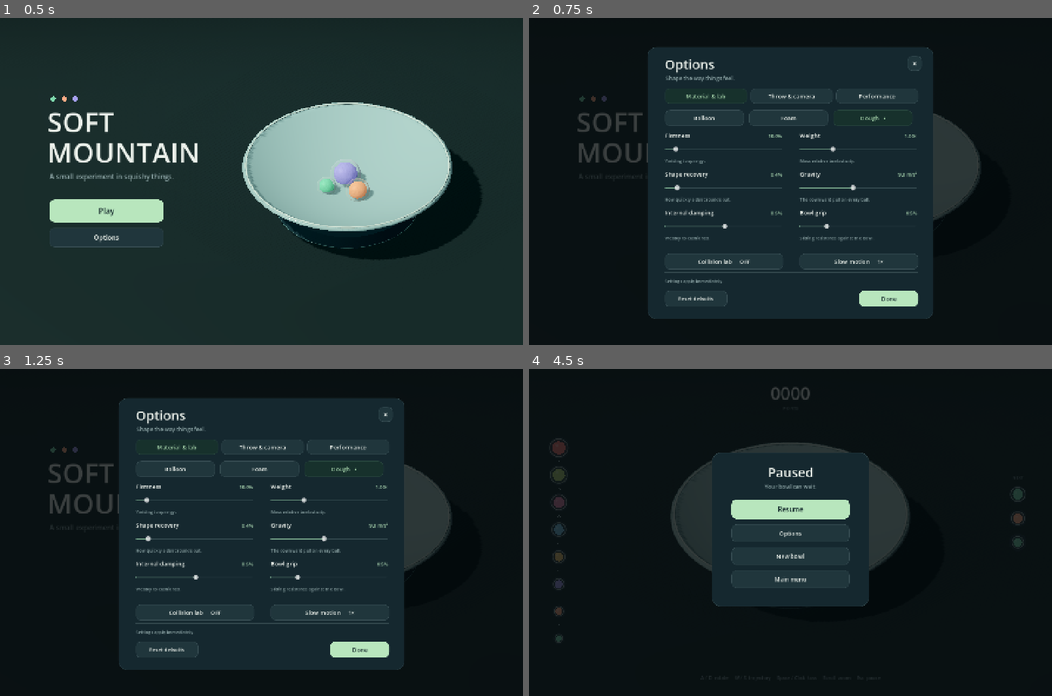
Above: before the commit, frames 1-4 (two rows, left to right).
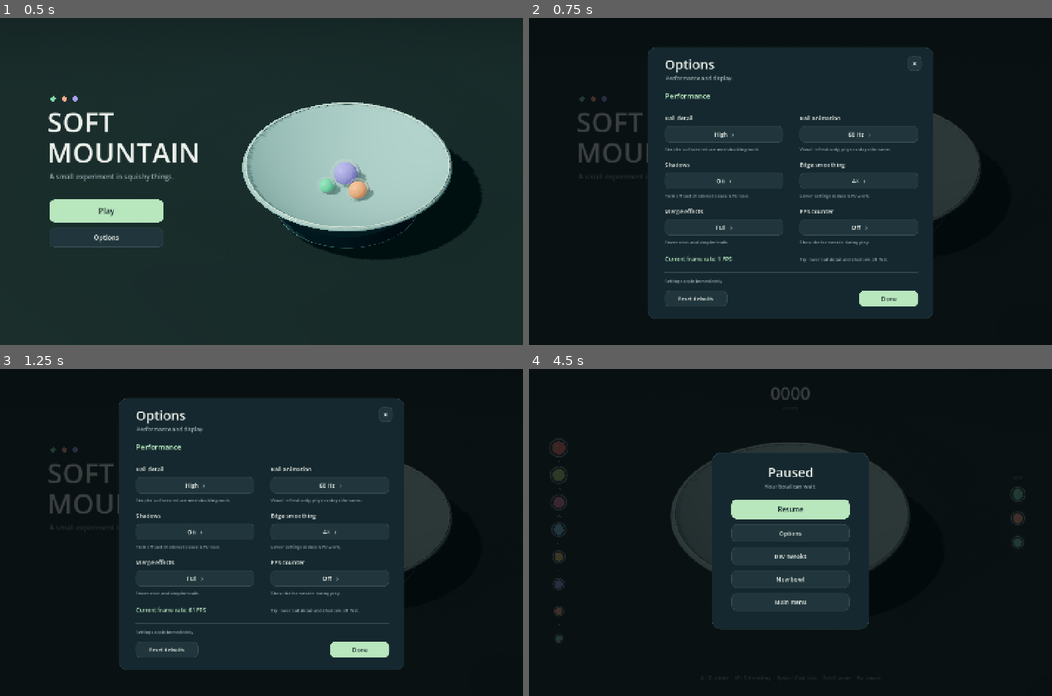
Above: after the commit, the same moments.

Repository: Adam-Vozzo/game16
Game: Godot game, scene res://scenes/main.tscn
The game is run twice, just before and just after one commit, with the same random seed, the same clock (stepped at 60 frames per second) and the same inputs.
Inputs (mouse positions are in pixels of both pictures, inside the frame that each line leads up to):
- Up to frame 1 (0.5 s): no input
- Up to frame 2 (0.75 s): click "Options" at 0.5 s
- Up to frame 3 (1.25 s): no input
- Up to frame 4 (4.5 s): click (879, 447) at 1.25 s, where only the run before the commit has a clickable "Performance"; click "Reset defaults" at 2 s; click "Done" at 2.75 s; click "Play" at 3.5 s; click "Ⅱ Pause" at 4.25 s

Frame 1 is identical in both runs. In frame 2, 3.5% of the frame differs, in the area x 25-75%, y 17-77%; in frame 3, 3.5%; in frame 4, 2.3%.

Commit message:
Move development controls into a separate pause menu

Diff:
--- a/scripts/hud.gd
+++ b/scripts/hud.gd
@@ -15,6 +15,7 @@
 var end_controls: Control
 var reset_controls: Control
 var option_page := 0
+var dev_page := 0
 var option_tabs: Array[Button] = []
 var material_buttons: Array[Button] = []
 var sliders: Dictionary = {}
@@ -75,8 +76,9 @@
 	pause_controls=_group(modal_blocker)
 	_button(pause_controls,"Resume",Rect2(558,359,324,54),func(): game.toggle_pause(),true,18)
 	_button(pause_controls,"Options",Rect2(558,428,324,48),func(): game.open_options(),false,16)
-	_button(pause_controls,"New bowl",Rect2(558,491,324,48),func(): game.request_new_bowl(),false,16)
-	_button(pause_controls,"Main menu",Rect2(558,554,324,48),func(): game.show_main_menu(),false,16)
+	_button(pause_controls,"Dev tweaks",Rect2(558,491,324,48),func(): game.open_dev_tweaks(),false,16)
+	_button(pause_controls,"New bowl",Rect2(558,554,324,48),func(): game.request_new_bowl(),false,16)
+	_button(pause_controls,"Main menu",Rect2(558,617,324,48),func(): game.show_main_menu(),false,16)
 	end_controls=_group(modal_blocker)
 	_button(end_controls,"New bowl",Rect2(558,405,324,54),func(): game.request_new_bowl(),true,18)
 	_button(end_controls,"Options",Rect2(558,474,324,48),func(): game.open_options(),false,16)
@@ -86,9 +88,9 @@
 	_button(reset_controls,"Reset round",Rect2(734,482,198,52),func(): game.restart(),true,16)
 	options_controls=_group(modal_blocker)
 	_button(options_controls,"×",Rect2(1042,105,40,40),func(): game.close_options(),false,24)
-	for i in 3:
+	for i in 2:
 		var page := i
-		option_tabs.append(_button(options_controls,["Material & lab","Throw & camera","Performance"][i],Rect2(374+i*236,194,226,42),func(): option_page=page; sync_options(),false,16))
+		option_tabs.append(_button(options_controls,["Material & lab","Throw & camera"][i],Rect2(374+i*356,194,342,42),func(): dev_page=page; option_page=page; sync_options(),false,16))
 	for i in 3:
 		var index := i
 		material_buttons.append(_button(options_controls,["Balloon","Foam","Dough"][i],Rect2(374+i*232,254,218,43),func(): game.set_material(index),false,16))
@@ -108,7 +110,9 @@
 			game.set_performance_option(setting.key,setting.values[(current+1)%setting.values.size()]),false,16)
 		button.tooltip_text=spec.hint
 		performance_buttons[spec.key]=button
-	_button(options_controls,"Reset defaults",Rect2(374,751,172,43),func(): game.reset_options(),false,14)
+	_button(options_controls,"Reset defaults",Rect2(374,751,172,43),func():
+		if game.screen==game.Screen.DEV_TWEAKS: game.reset_dev_tweaks()
+		else: game.reset_options(),false,14)
 	_button(options_controls,"Done",Rect2(909,751,163,43),func(): game.close_options(),true,16)
 	sync_screen()
 	sync_options()
@@ -173,9 +177,9 @@
 	if not is_instance_valid(menu_controls): return
 	menu_controls.visible=game.screen==game.Screen.MENU
 	play_controls.visible=game.screen==game.Screen.PLAY
-	modal_blocker.visible=game.screen in [game.Screen.PAUSE,game.Screen.OPTIONS,game.Screen.GAME_OVER,game.Screen.CONFIRM_RESET]
+	modal_blocker.visible=game.screen in [game.Screen.PAUSE,game.Screen.OPTIONS,game.Screen.DEV_TWEAKS,game.Screen.GAME_OVER,game.Screen.CONFIRM_RESET]
 	pause_controls.visible=game.screen==game.Screen.PAUSE
-	options_controls.visible=game.screen==game.Screen.OPTIONS
+	options_controls.visible=game.screen in [game.Screen.OPTIONS,game.Screen.DEV_TWEAKS]
 	end_controls.visible=game.screen==game.Screen.GAME_OVER
 	reset_controls.visible=game.screen==game.Screen.CONFIRM_RESET
 	var focus := get_viewport().gui_get_focus_owner()
@@ -189,7 +193,9 @@
 func sync_options() -> void:
 	for key in sliders: sliders[key].set_value_no_signal(_option_owner(key).get(key))
 	for spec in slider_specs: sliders[spec.key].visible=spec.get("page",0)==option_page
-	for i in option_tabs.size(): option_tabs[i].modulate=ACCENT if i==option_page else Color.WHITE
+	for i in option_tabs.size():
+		option_tabs[i].visible=game.screen==game.Screen.DEV_TWEAKS
+		option_tabs[i].modulate=ACCENT if i==option_page else Color.WHITE
 	for i in material_buttons.size():
 		material_buttons[i].visible=option_page==0
 		material_buttons[i].modulate=ACCENT if i==game.material_index else Color.WHITE
@@ -267,14 +273,14 @@
 	if modal_blocker.visible:
 		draw_rect(Rect2(0,0,1440,900),Color(0.018,0.035,0.045,0.77))
 		match game.screen:
-			game.Screen.OPTIONS: _draw_options()
+			game.Screen.OPTIONS,game.Screen.DEV_TWEAKS: _draw_options()
 			game.Screen.CONFIRM_RESET:
 				panel(Rect2(460,290,520,292),PANEL,24)
 				centered("Start a new bowl?",Vector2(720,354),32)
 				centered("This will reset the current round.",Vector2(720,400),17)
 				centered("Your score and all balls will be cleared.",Vector2(720,430),14,MUTED)
 			game.Screen.PAUSE:
-				panel(Rect2(504,230,432,424),PANEL,24)
+				panel(Rect2(504,230,432,487),PANEL,24)
 				centered("Paused",Vector2(720,298),36)
 				centered("Your bowl can wait.",Vector2(720,330),15,MUTED)
 			game.Screen.GAME_OVER:
@@ -417,9 +423,11 @@
 
 func _draw_options() -> void:
 	panel(Rect2(326,80,788,749),PANEL,24)
-	text_at("Options",Vector2(374,141),36)
-	text_at("Shape the way things feel.",Vector2(376,172),15,MUTED)
+	var dev: bool=game.screen==game.Screen.DEV_TWEAKS
+	text_at("Dev tweaks" if dev else "Options",Vector2(374,141),36)
+	text_at("Shape the way things feel." if dev else "Performance and display.",Vector2(376,172),15,MUTED)
 	if option_page==2:
+		text_at("Performance",Vector2(374,222),20,ACCENT)
 		for spec in performance_specs:
 			text_at(spec.label,Vector2(spec.x,spec.y),16)
 			text_at(spec.hint,Vector2(spec.x,spec.y+84),12,MUTED)
--- a/scripts/main.gd
+++ b/scripts/main.gd
@@ -1,6 +1,6 @@
 extends Node3D
 
-enum Screen { MENU, PLAY, PAUSE, OPTIONS, GAME_OVER, CONFIRM_RESET }
+enum Screen { MENU, PLAY, PAUSE, OPTIONS, GAME_OVER, CONFIRM_RESET, DEV_TWEAKS }
 const MATERIALS := [[0.22,0.008,0.045],[0.30,0.003,0.12],[0.10,0.004,0.085]]
 const MIN_ELEVATION := -12.0
 const MAX_ELEVATION := 68.0
@@ -88,10 +88,14 @@
 		restart()
 	if "--options" in OS.get_cmdline_user_args(): open_options()
 	if "--throw-options" in OS.get_cmdline_user_args():
-		hud.option_page=1
-		open_options()
+		set_screen(Screen.PAUSE)
+		hud.dev_page=1
+		open_dev_tweaks()
+	if "--dev-tweaks" in OS.get_cmdline_user_args():
+		set_screen(Screen.PAUSE)
+		open_dev_tweaks()
+	if "--pause-menu" in OS.get_cmdline_user_args(): set_screen(Screen.PAUSE)
 	if "--performance-options" in OS.get_cmdline_user_args():
-		hud.option_page=2
 		open_options()
 	if "--confirm-reset" in OS.get_cmdline_user_args():
 		set_screen(Screen.PAUSE)
@@ -193,7 +197,14 @@
 func open_options() -> void:
 	if screen==Screen.OPTIONS: return
 	options_return=screen
+	hud.option_page=2
 	set_screen(Screen.OPTIONS)
+
+func open_dev_tweaks() -> void:
+	if screen!=Screen.PAUSE: return
+	options_return=Screen.PAUSE
+	hud.option_page=hud.dev_page
+	set_screen(Screen.DEV_TWEAKS)
 
 func close_options() -> void:
 	set_screen(options_return)
@@ -298,7 +309,7 @@
 	match screen:
 		Screen.PLAY: set_screen(Screen.PAUSE)
 		Screen.PAUSE: set_screen(Screen.PLAY)
-		Screen.OPTIONS: close_options()
+		Screen.OPTIONS,Screen.DEV_TWEAKS: close_options()
 		Screen.CONFIRM_RESET: cancel_new_bowl()
 
 func toggle_lab() -> void:
@@ -319,8 +330,10 @@
 	hud.sync_options()
 
 func reset_options() -> void:
+	for setting in PERFORMANCE_DEFAULTS: set_performance_option(setting,PERFORMANCE_DEFAULTS[setting])
+
+func reset_dev_tweaks() -> void:
 	smart_trajectory=false
-	for setting in PERFORMANCE_DEFAULTS: set_performance_option(setting,PERFORMANCE_DEFAULTS[setting])
 	rotation_speed=DEFAULT_ROTATION_SPEED
 	min_elevation=MIN_ELEVATION
 	max_elevation=MAX_ELEVATION
@@ -380,7 +393,7 @@
 		visual_elapsed=fmod(visual_elapsed,1.0/visual_rate) if visual_rate>0 else 0.0
 		visual_dirty=false
 	held.position=launch
-	var show_aim := screen in [Screen.PLAY,Screen.PAUSE,Screen.CONFIRM_RESET] or (screen==Screen.OPTIONS and options_return==Screen.PAUSE)
+	var show_aim := screen in [Screen.PLAY,Screen.PAUSE,Screen.CONFIRM_RESET,Screen.DEV_TWEAKS] or (screen==Screen.OPTIONS and options_return==Screen.PAUSE)
 	held.visible=show_aim and not game_over and cooldown<=0
 	aim_visible=show_aim and not game_over
 	if aim_visible: _update_aim()
--- a/tests/performance_tests.gd
+++ b/tests/performance_tests.gd
@@ -18,8 +18,7 @@
 	game.set_physics_process(false)
 	game.hud.set_process(false)
 	game.open_options()
-	game.hud.option_tabs[2].pressed.emit()
-	check(game.hud.performance_buttons.ball_detail.visible and not game.hud.smart_button.visible and not game.hud.sliders.weight_scale.visible,"Performance has its own tab in the shared Options modal")
+	check(game.hud.performance_buttons.ball_detail.visible and not game.hud.smart_button.visible and not game.hud.sliders.weight_scale.visible,"Options shows performance without development controls")
 	var ball: SoftBall=game.sim.balls[0]
 	var points := ball.points.duplicate()
 	var previous := ball.previous.duplicate()
@@ -55,7 +54,9 @@
 	game.hud.show_merge_stars(Vector3.ZERO,2)
 	game.hud.show_score(Vector3.ZERO,40,Color.WHITE)
 	check(game.hud.merge_stars.is_empty() and game.hud.score_popups.size()==1,"Effects Off removes stars while retaining score feedback")
+	game.set_play_option("throw_speed",8.0)
 	game.reset_options()
+	check(game.throw_speed==8.0,"Resetting Options preserves development tweaks")
 	check(game.ball_detail==2 and game.sim.render_detail==2 and game.visual_rate==60 and game.key_light.shadow_enabled and root.msaa_3d==Viewport.MSAA_4X and game.merge_effects==2 and not game.show_fps,"Reset defaults restores all performance controls and renderer state")
 	# Rendering detail must not change the solver's result.
 	var high := SoftSimulation.new()
--- a/tests/ui_tests.gd
+++ b/tests/ui_tests.gd
@@ -33,11 +33,20 @@
 	check(game.sim.balls.size()==count,"Main menu cannot throw into its backdrop")
 	game.open_options()
 	check(game.screen==game.Screen.OPTIONS and game.hud.modal_blocker.visible,"Main menu opens shared options modal")
+	check(game.hud.performance_buttons.ball_detail.visible and not game.hud.option_tabs[0].visible and not game.hud.sliders.throw_speed.visible,"Options contains performance controls without development tabs")
+	game.close_options()
+	check(game.screen==game.Screen.MENU,"Options returns to the main menu")
+	game.open_dev_tweaks()
+	check(game.screen==game.Screen.MENU,"Dev tweaks is only opened from Pause")
+	game.restart()
+	game.toggle_pause()
+	game.hud.pause_controls.get_child(2).pressed.emit()
+	check(game.screen==game.Screen.DEV_TWEAKS and game.paused and game.hud.option_tabs[0].visible and not game.hud.performance_buttons.ball_detail.visible,"Pause opens a separate Dev tweaks modal with both development tabs")
 	game.hud.option_tabs[1].pressed.emit()
 	check(game.hud.sliders.throw_speed.visible and not game.hud.sliders.weight_scale.visible,"Throw and camera tab reveals its own controls")
 	check(game.hud.smart_button.visible and game.hud.smart_button.text.ends_with("OFF"),"Throw and camera options show Smart trajectory off")
 	game.hud.smart_button.pressed.emit()
-	check(game.smart_trajectory and game.hud.smart_button.text.ends_with("ON"),"Smart trajectory can be enabled from Options")
+	check(game.smart_trajectory and game.hud.smart_button.text.ends_with("ON"),"Smart trajectory can be enabled from Dev tweaks")
 	game.hud.sliders.min_elevation.value=10
 	game.hud.sliders.max_elevation.value=45
 	game.hud.sliders.trajectory_speed.value=60
@@ -57,13 +66,14 @@
 	game.hud.lab_button.pressed.emit()
 	game.hud.slow_button.pressed.emit()
 	check(game.lab_mode and not game.sim.merges_enabled and not game.sim.spill_enabled,"Collision lab disables merging and spill loss")
-	check(game.slow_motion,"Options toggles quarter-speed simulation")
-	game.close_options()
-	check(game.screen==game.Screen.MENU,"Options returns to the main menu when opened there")
+	check(game.slow_motion,"Dev tweaks toggles quarter-speed simulation")
+	game.close_options()
+	check(game.screen==game.Screen.PAUSE,"Dev tweaks returns to Pause")
+	game.show_main_menu()
 	game.hud.menu_controls.get_child(0).pressed.emit()
 	check(game.screen==game.Screen.PLAY and not game.paused,"Play starts a fresh round")
 	check(game.lab_mode and game.slow_motion and game.sim.weight_scale==2,"Starting a round preserves chosen options")
-	check(game.rotation_speed==100.0,"Starting a round preserves the rotation speed selected in Options")
+	check(game.rotation_speed==100.0,"Starting a round preserves the rotation speed selected in Dev tweaks")
 	check(game.smart_trajectory,"Starting a round preserves Smart trajectory selection")
 	game._process(0)
 	game.hud._process(0)
@@ -90,11 +100,14 @@
 	game._process(0.25)
 	Input.parse_input_event(key_event(KEY_D,false))
 	Input.flush_buffered_events()
-	check(is_equal_approx(game.angle-initial_angle,deg_to_rad(25)),"Rotation input uses the speed selected in Options")
+	check(is_equal_approx(game.angle-initial_angle,deg_to_rad(25)),"Rotation input uses the speed selected in Dev tweaks")
 	var side_distance: float=absf(game.camera.basis.x.dot(game.launch))
 	game.orbit(1.7)
 	check(side_distance>1.5 and is_equal_approx(absf(game.camera.basis.x.dot(game.launch)),side_distance),"Camera keeps the throw visibly to one side throughout rotation")
 	check(is_equal_approx(game.sim.balls[0].mass,game.sim.balls[0].base_mass*2),"New bodies inherit current weight")
+	game.set_performance_option("ball_detail",0)
+	game.reset_dev_tweaks()
+	check(game.ball_detail==0,"Resetting Dev tweaks preserves performance settings")
 	game.reset_options()
 	game._process(0)
 	game.hud._process(0)
@@ -124,6 +137,19 @@
 	check(game.sim.balls.size()==count,"Options blocks click and keyboard throws")
 	game.toggle_pause()
 	check(game.screen==game.Screen.PAUSE,"Escape from in-game options returns to Pause")
+	game.open_dev_tweaks()
+	game._unhandled_input(click)
+	game._unhandled_input(key_event(KEY_SPACE,true))
+	game._physics_process(0.1)
+	check(game.sim.balls.size()==count and game.sim.balls[0].center==before,"Dev tweaks blocks throws and keeps physics paused")
+	game.hud.option_tabs[1].pressed.emit()
+	game.toggle_pause()
+	check(game.screen==game.Screen.PAUSE,"Escape closes Dev tweaks back to Pause")
+	game.open_options()
+	game.close_options()
+	game.open_dev_tweaks()
+	check(game.hud.option_page==1 and game.hud.sliders.throw_speed.visible,"Dev tweaks remembers its tab independently of Options")
+	game.close_options()
 	game.toggle_pause()
 	check(game.screen==game.Screen.PLAY,"Resume returns to gameplay")
 	var pitch: float=game.throw_elevation
@@ -180,7 +206,7 @@
 	check(game.hud.score_popups.is_empty(),"Floating scores expire after rising and fading")
 	check(game.hud.merge_stars.is_empty(),"Merge stars expire after their burst")
 	game.toggle_pause()
-	game.hud.pause_controls.get_child(2).pressed.emit()
+	game.hud.pause_controls.get_child(3).pressed.emit()
 	count=game.sim.balls.size()
 	check(game.screen==game.Screen.CONFIRM_RESET and game.score==40,"New bowl asks before resetting the current score")
 	game._unhandled_input(click)
@@ -212,7 +238,7 @@
 	check(game.screen==game.Screen.PAUSE and not game.game_over,"Enabling collision lab can recover an ended round")
 	game.show_main_menu()
 	check(game.screen==game.Screen.MENU and game.hud.menu_controls.visible,"Main menu can be reopened")
-	game.reset_options()
+	game.reset_dev_tweaks()
 	game.game_over=true
 	game.open_options()
 	game.toggle_lab()
Binary file added: docs/dev-tweaks.png
Not shown, added: docs/dev-tweaks.png.import
Binary file changed: docs/options.png
Binary file added: docs/pause-menu.png
Not shown, added: docs/pause-menu.png.import
Binary file changed: docs/performance-options.png
Binary file changed: docs/throw-options.png
Not shown, changed: README.md
Not shown, changed: docs/index.html
Not shown, changed: docs/index.pck
